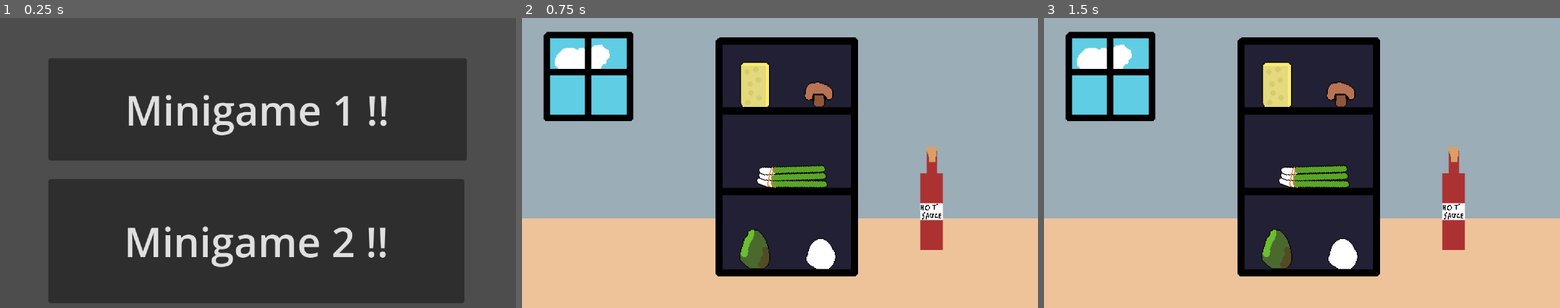
Above: before the commit, frames 1-3 (left to right).
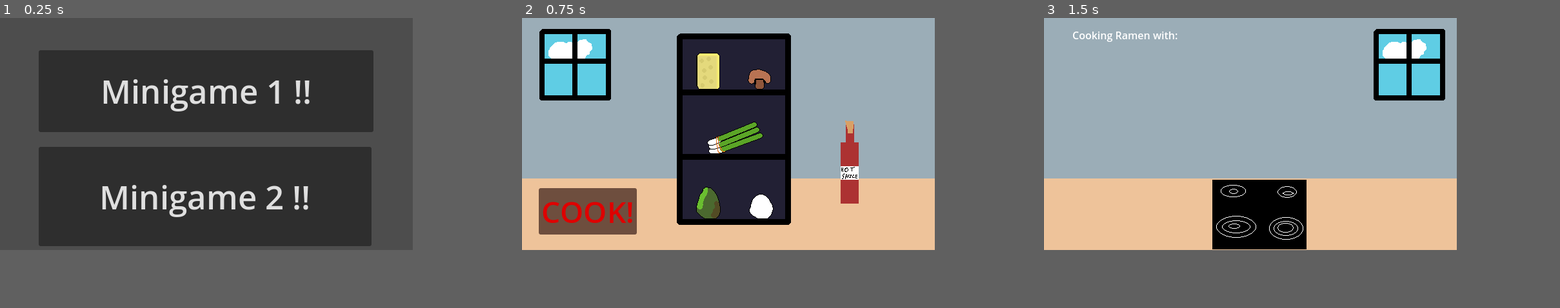
Above: after the commit, the same moments.

Repository: Ishaan-Mit/College-cookingware
Game: Godot game, scene res://scenes/startmenu.tscn
The game is run twice, just before and just after one commit, with the same random seed, the same clock (stepped at 60 frames per second) and the same inputs.
Inputs (mouse positions are in pixels of both pictures, inside the frame that each line leads up to):
- Up to frame 1 (0.25 s): no input
- Up to frame 2 (0.75 s): click "Minigame 1 !!" at 0.5 s
- Up to frame 3 (1.5 s): click (1126, 258) at 1.25 s, where only the run after the commit has a clickable "COOK!"
In our replay, the window is 800x450 before the commit and 640x360 after it. These sizes can differ from the game's own. Grey fills any space a smaller window leaves; there, only what the larger window draws over its background counts as a difference.

The runs differ from the first frame. In frame 1, 36% of the frame differs, in the area x 0-100%, y 0-100%; in frame 2, 50%; in frame 3, 53%, in the area x 0-100%, y 0-90%.
Error after the commit: Invalid access of index '-1' on a base object of type: 'Array'. (res://scripts/PotScenetext.gd:8)

Commit message:
Holy lock in

Diff:
--- a/project.godot
+++ b/project.godot
@@ -15,11 +15,16 @@
 config/features=PackedStringArray("4.4", "Mobile")
 config/icon="res://icon.svg"
 
+[autoload]
+
+Global="*res://scripts/global.gd"
+
 [display]
 
-window/size/viewport_width=1280
-window/size/viewport_height=720
-window/stretch/scale=2.0
+window/size/viewport_width=640
+window/size/viewport_height=360
+window/size/mode=2
+window/stretch/mode="viewport"
 
 [rendering]
 
--- /dev/null
+++ b/scenes/FoodChoice.gd
@@ -0,0 +1,10 @@
+extends Area2D
+
+
+func _on_input_event(_viewport: Node, event: InputEvent, _shape_idx: int) -> void:
+	if event is InputEventMouseButton:
+		if event.button_index == MOUSE_BUTTON_LEFT:
+			if event.pressed:
+				if self.name not in Global.ingredients:
+					Global.ingredients.append(self.name)
+				print(Global.ingredients)
--- a/scenes/game_1.tscn
+++ b/scenes/game_1.tscn
@@ -1,11 +1,28 @@
-[gd_scene load_steps=7 format=3 uid="uid://bv35x38lntvhv"]
+[gd_scene load_steps=14 format=3 uid="uid://bv35x38lntvhv"]
 
 [ext_resource type="Texture2D" uid="uid://bvt60re8scgdf" path="res://assets/ingredients.png" id="1_ygnno"]
 [ext_resource type="Texture2D" uid="uid://c25a5qfm0oho4" path="res://assets/egg.png" id="2_8rbwk"]
+[ext_resource type="Script" uid="uid://52it5q5ou386" path="res://scenes/FoodChoice.gd" id="2_lyscb"]
 [ext_resource type="Texture2D" uid="uid://b6ddaodslqdrk" path="res://assets/avdo.png" id="3_lyscb"]
 [ext_resource type="Texture2D" uid="uid://dcj8u3gcuxbu1" path="res://assets/mushroom.png" id="4_luixn"]
 [ext_resource type="Texture2D" uid="uid://d17tl7jfpknlw" path="res://assets/greenonion.png" id="5_fxokx"]
 [ext_resource type="Texture2D" uid="uid://yij6hylp0kyj" path="res://assets/cheese.png" id="6_6xfxu"]
+[ext_resource type="Script" uid="uid://baheuax16hp6s" path="res://scripts/game_1_button.gd" id="7_8rbwk"]
+
+[sub_resource type="RectangleShape2D" id="RectangleShape2D_lyscb"]
+size = Vector2(38, 40)
+
+[sub_resource type="RectangleShape2D" id="RectangleShape2D_8rbwk"]
+size = Vector2(43, 50)
+
+[sub_resource type="RectangleShape2D" id="RectangleShape2D_luixn"]
+size = Vector2(43, 41)
+
+[sub_resource type="RectangleShape2D" id="RectangleShape2D_fxokx"]
+size = Vector2(83, 54)
+
+[sub_resource type="RectangleShape2D" id="RectangleShape2D_6xfxu"]
+size = Vector2(41, 60)
 
 [node name="game1" type="Node2D"]
 
@@ -13,33 +30,73 @@
 texture = ExtResource("1_ygnno")
 centered = false
 
-[node name="Egg" type="Node2D" parent="."]
+[node name="Egg" type="Area2D" parent="."]
 position = Vector2(371, 293)
+script = ExtResource("2_lyscb")
 
 [node name="eggpic" type="Sprite2D" parent="Egg"]
 texture = ExtResource("2_8rbwk")
 
-[node name="Avovado" type="Node2D" parent="."]
+[node name="CollisionShape2D" type="CollisionShape2D" parent="Egg"]
+shape = SubResource("RectangleShape2D_lyscb")
+
+[node name="Avocado" type="Area2D" parent="."]
 position = Vector2(289, 287)
+script = ExtResource("2_lyscb")
 
-[node name="Avdo" type="Sprite2D" parent="Avovado"]
+[node name="Avdo" type="Sprite2D" parent="Avocado"]
 texture = ExtResource("3_lyscb")
 
-[node name="Mushroom" type="Node2D" parent="."]
+[node name="CollisionShape2D" type="CollisionShape2D" parent="Avocado"]
+position = Vector2(0.5, 0)
+shape = SubResource("RectangleShape2D_8rbwk")
+
+[node name="Mushroom" type="Area2D" parent="."]
 position = Vector2(368, 95)
+script = ExtResource("2_lyscb")
 
 [node name="mushpic" type="Sprite2D" parent="Mushroom"]
 texture = ExtResource("4_luixn")
 
-[node name="Onion" type="Node2D" parent="."]
-position = Vector2(337, 196)
-rotation = 0.358782
+[node name="CollisionShape2D" type="CollisionShape2D" parent="Mushroom"]
+position = Vector2(1.5, -2.5)
+shape = SubResource("RectangleShape2D_luixn")
+
+[node name="Onion" type="Area2D" parent="."]
+position = Vector2(331, 186)
+script = ExtResource("2_lyscb")
 
 [node name="onionpic" type="Sprite2D" parent="Onion"]
 texture = ExtResource("5_fxokx")
 
-[node name="Cheese" type="Node2D" parent="."]
+[node name="CollisionShape2D" type="CollisionShape2D" parent="Onion"]
+position = Vector2(1.5, 0)
+shape = SubResource("RectangleShape2D_fxokx")
+
+[node name="Cheese" type="Area2D" parent="."]
 position = Vector2(289, 83)
+script = ExtResource("2_lyscb")
 
 [node name="cheesepic" type="Sprite2D" parent="Cheese"]
 texture = ExtResource("6_6xfxu")
+
+[node name="CollisionShape2D" type="CollisionShape2D" parent="Cheese"]
+position = Vector2(0.5, -1)
+shape = SubResource("RectangleShape2D_6xfxu")
+
+[node name="game1Button" type="Button" parent="."]
+modulate = Color(1, 0, 0, 1)
+offset_left = 26.0
+offset_top = 264.0
+offset_right = 178.0
+offset_bottom = 336.0
+theme_override_font_sizes/font_size = 46
+text = "COOK!"
+script = ExtResource("7_8rbwk")
+
+[connection signal="input_event" from="Egg" to="Egg" method="_on_input_event"]
+[connection signal="input_event" from="Avocado" to="Avocado" method="_on_input_event"]
+[connection signal="input_event" from="Mushroom" to="Mushroom" method="_on_input_event"]
+[connection signal="input_event" from="Onion" to="Onion" method="_on_input_event"]
+[connection signal="input_event" from="Cheese" to="Cheese" method="_on_input_event"]
+[connection signal="pressed" from="game1Button" to="game1Button" method="_on_pressed"]
--- /dev/null
+++ b/scenes/game_2.tscn
@@ -0,0 +1,18 @@
+[gd_scene load_steps=3 format=3 uid="uid://4htxuv2y8aa6"]
+
+[ext_resource type="Texture2D" uid="uid://b47ecqc270c3h" path="res://assets/stove.png" id="1_vttgw"]
+[ext_resource type="Script" uid="uid://nnoxwnrt56un" path="res://scripts/PotScenetext.gd" id="2_r11to"]
+
+[node name="game_2" type="Node2D"]
+
+[node name="Sprite2D" type="Sprite2D" parent="."]
+texture = ExtResource("1_vttgw")
+centered = false
+
+[node name="Label" type="Label" parent="."]
+offset_left = 44.0
+offset_top = 15.0
+offset_right = 84.0
+offset_bottom = 38.0
+text = "Cooking Ramen with: "
+script = ExtResource("2_r11to")
--- /dev/null
+++ b/scenes/global.tscn
@@ -0,0 +1,6 @@
+[gd_scene load_steps=2 format=3 uid="uid://ce41j1br3a5jd"]
+
+[ext_resource type="Script" uid="uid://bt8v8w8h2m1dj" path="res://scripts/global.gd" id="1_4pk28"]
+
+[node name="Global" type="Node"]
+script = ExtResource("1_4pk28")
--- a/scenes/startmenu.tscn
+++ b/scenes/startmenu.tscn
@@ -1,6 +1,6 @@
 [gd_scene load_steps=2 format=3 uid="uid://csnkt8nsv062e"]
 
-[ext_resource type="Script" uid="uid://hl3hblfaor7j" path="res://scenes/button_1.gd" id="1_u4tt2"]
+[ext_resource type="Script" uid="uid://hl3hblfaor7j" path="res://scripts/button_1.gd" id="1_u4tt2"]
 
 [node name="Control" type="Control"]
 layout_mode = 3
--- /dev/null
+++ b/scripts/PotScenetext.gd
@@ -0,0 +1,8 @@
+extends Label
+
+
+# Called when the node enters the scene tree for the first time.
+func _ready() -> void:
+	for i in Global.ingredients.size()-1:
+		self.text += Global.ingredients[i] + ", "
+	self.text += Global.ingredients[-1]
--- /dev/null
+++ b/scripts/game_1_button.gd
@@ -0,0 +1,5 @@
+extends Button
+
+
+func _on_pressed() -> void:
+	get_tree().change_scene_to_file("res://scenes/game_2.tscn")
--- /dev/null
+++ b/scripts/global.gd
@@ -0,0 +1,4 @@
+extends Node
+
+var recipe = "Ramen"
+var ingredients = []
Binary file added: assets/pan.png
Not shown, added: assets/pan.png.import
Binary file added: assets/stove.png
Not shown, added: assets/stove.png.import
Not shown, added: scenes/FoodChoice.gd.uid
Not shown, added: scripts/PotScenetext.gd.uid
Renamed: scenes/button_1.gd -> scripts/button_1.gd
Renamed: scenes/button_1.gd.uid -> scripts/button_1.gd.uid
Not shown, added: scripts/game_1_button.gd.uid
Not shown, added: scripts/global.gd.uid
